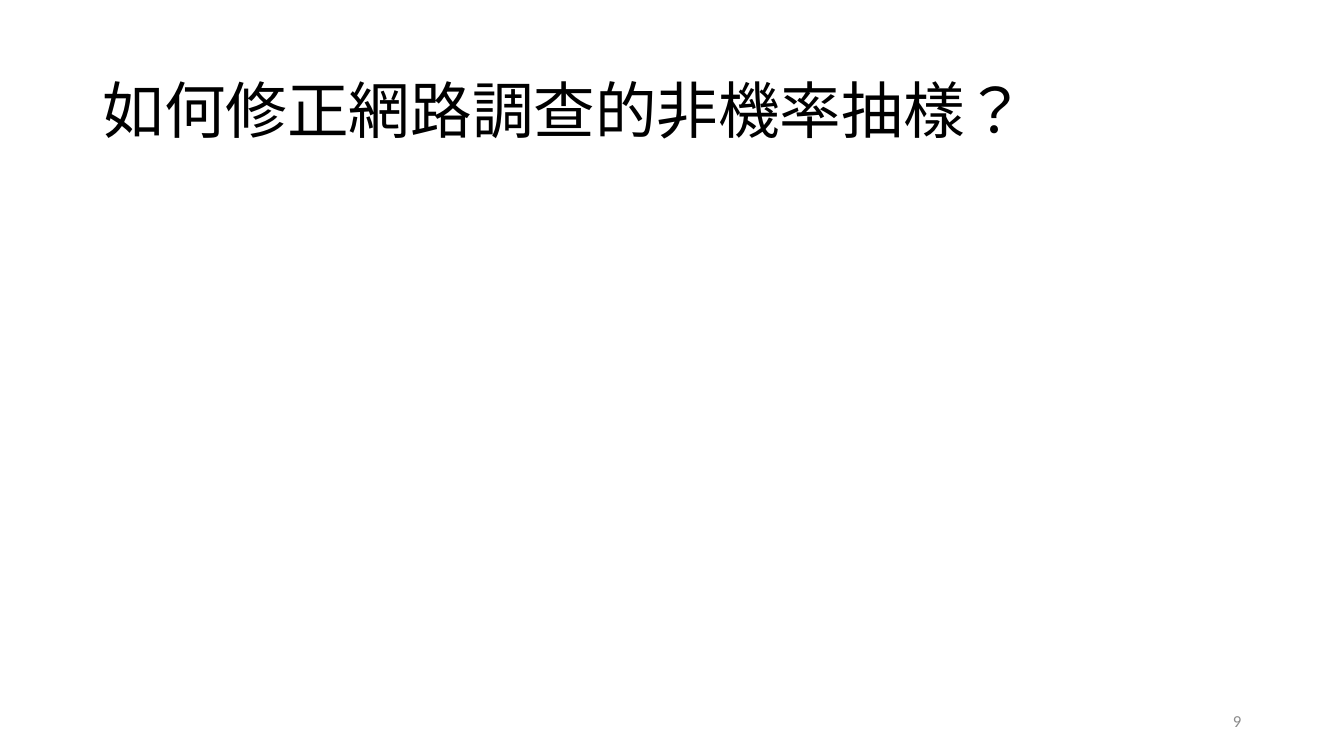
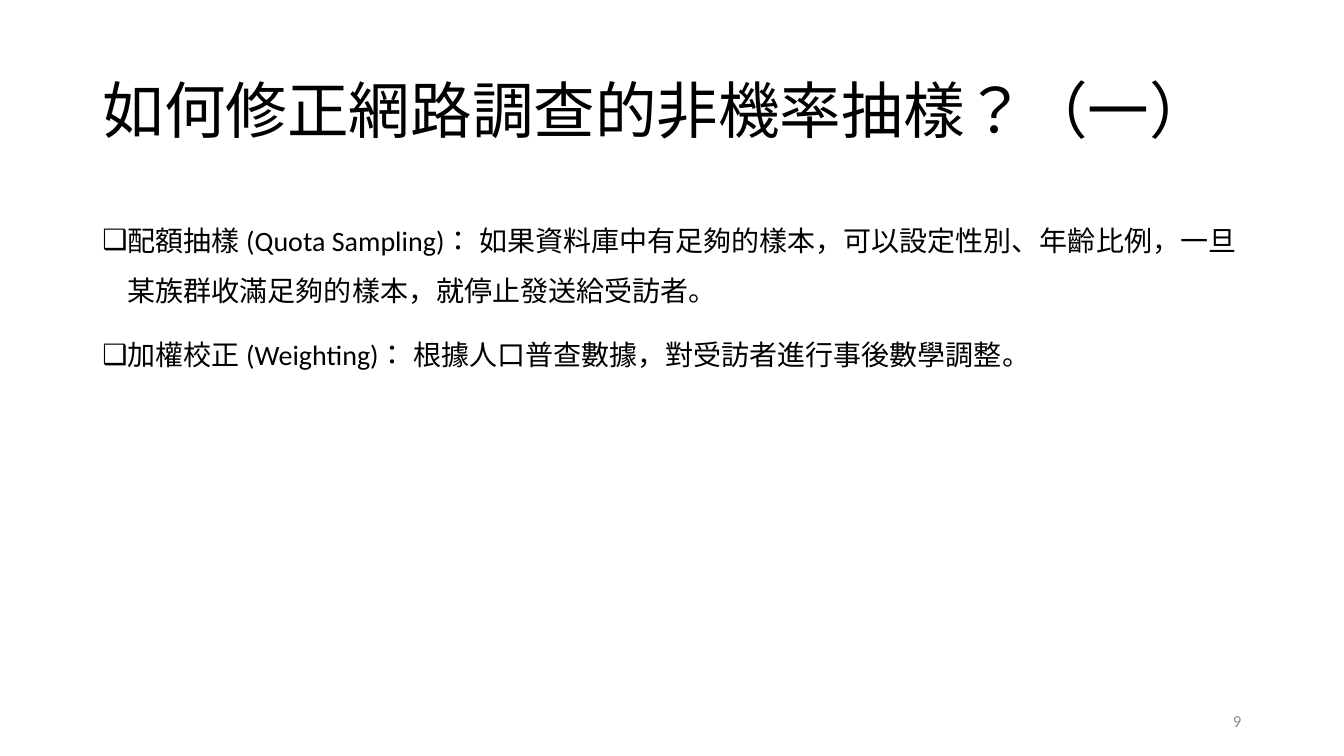
Before and after one commit to TsaiChiahung/PublicOpinion2026, a slide deck: slide 9 of 投影片/民意與調查Week4.pptx. Drawn at 1344x756 pixels with LibreOffice and Linux fonts; fonts in the diff are those of the drawing; grey boxes stand for pictures. Boxes give left, top, right and bottom in pixels: in the first picture for what was removed or moved away, otherwise in the second. Text is boxed around its words. In the diff, an @@ line names an element or a change of style, - is before the commit and + after.

```diff
--- a/投影片/民意與調查Week4.pptx
+++ b/投影片/民意與調查Week4.pptx
@@ title at <box>102,80,1211,139</box>: text changed @@
-如何修正網路調查的非機率抽樣？
+如何修正網路調查的非機率抽樣？（一）
@@ text added at <box>128,227,1236,370</box>, 20 pt, text #000000 @@
+❑ 配額抽樣 (Quota Sampling)： 如果資料庫中有足夠的樣本，可以設定性別、年齡比例，一旦某族群收滿足夠的樣本，就停止發送給受訪者。
+❑ 加權校正 (Weighting)： 根據人口普查數據，對受訪者進行事後數學調整。
```
Also in this commit, not shown: 2 other slides changed, 4 slides added, 1 other file.
